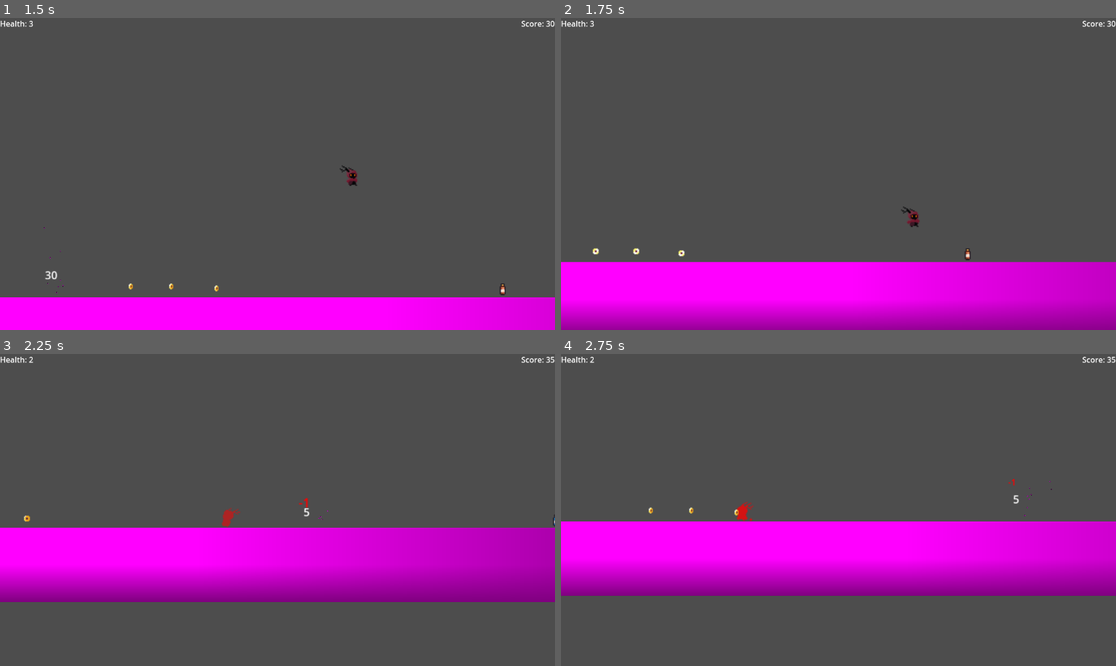
Above: before the commit, frames 1-4 (two rows, left to right).
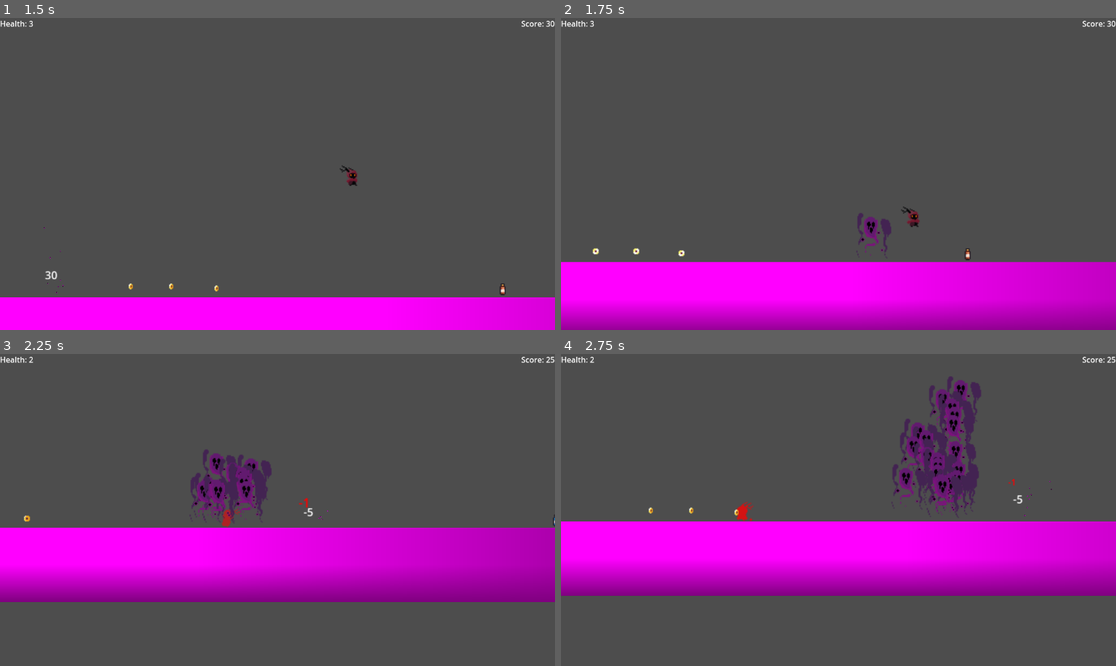
Above: after the commit, the same moments.

Repository: ag-pacier/Serif_Platformer
Game: Godot game, scene res://LevelStuff/Devlevel/devLevel.tscn
Same seed, same stepped clock (60 frames per second), same inputs: the game is played once before the commit and once after it. Sound files missing from this copy of the repository are replaced by a short silence.
Inputs:
- Up to frame 1 (1.5 s): hold Right (right) from 0.53 s (still down); tap Space (jump) at 0.77 s
- Up to frame 2 (1.75 s): keep holding Right (right); tap Space (jump) at 1.52 s
- Up to frame 3 (2.25 s): release Right (right) at 2.03 s; hold Left (left) from 2.03 s (still down)
- Up to frame 4 (2.75 s): keep holding Left (left)

Frame 1 is identical in both runs. In frame 2, 0.3% of the frame differs, in the area x 53-60%, y 62-77%; in frame 3, 1.9%; in frame 4, 3.6%, in the area x 59-100%, y 0-53%.

Commit message:
bug fix
-Set bad health items to remove score too and show it correctly
- simplified/fixed how negative score is shown
- simplified triggers
- added new trigger test to dev level

Diff:
--- a/LevelStuff/Devlevel/devLevel.tscn
+++ b/LevelStuff/Devlevel/devLevel.tscn
@@ -1,10 +1,12 @@
-[gd_scene load_steps=11 format=3 uid="uid://rqkcg2rwl2ki"]
+[gd_scene load_steps=15 format=3 uid="uid://rqkcg2rwl2ki"]
 
 [ext_resource type="PackedScene" uid="uid://n1qf3a26u2r2" path="res://Sprites/satrio/satrio.tscn" id="1_l5mey"]
+[ext_resource type="Script" uid="uid://c0m3h7mds8ktw" path="res://LevelStuff/Devlevel/dev_level.gd" id="1_u6ie4"]
 [ext_resource type="AudioStream" uid="uid://d4msu2liccfog" path="res://Music/Pixel/Pixel 4.ogg" id="2_jd34j"]
 [ext_resource type="PackedScene" uid="uid://cgryfmkyeh460" path="res://Sprites/coin/coin.tscn" id="2_kx845"]
 [ext_resource type="PackedScene" uid="uid://c31t0m1h55ytb" path="res://LevelStuff/_trigger/trigger_base.tscn" id="4_cc5nd"]
 [ext_resource type="PackedScene" uid="uid://bv1b0fwqgu16l" path="res://Sprites/Health/health_base.tscn" id="4_dg641"]
+[ext_resource type="Texture2D" uid="uid://5ykld2jlro4e" path="res://Art/Dark VFX 2/Dark VFX 2 (48x64).png" id="6_xuqvl"]
 
 [sub_resource type="PlaceholderTexture2D" id="PlaceholderTexture2D_8umx7"]
 
@@ -19,7 +21,21 @@
 [sub_resource type="WorldBoundaryShape2D" id="WorldBoundaryShape2D_fmp24"]
 distance = 77.28
 
+[sub_resource type="AtlasTexture" id="AtlasTexture_u6ie4"]
+atlas = ExtResource("6_xuqvl")
+region = Rect2(337, 0, 48, 64)
+
+[sub_resource type="ParticleProcessMaterial" id="ParticleProcessMaterial_ml064"]
+particle_flag_disable_z = true
+emission_shape_scale = Vector3(30, 1, 1)
+emission_shape = 3
+emission_box_extents = Vector3(1, 1, 1)
+angle_min = 1.07288e-05
+angle_max = 1.07288e-05
+gravity = Vector3(0, -200, 0)
+
 [node name="DevLevel" type="Node2D"]
+script = ExtResource("1_u6ie4")
 
 [node name="Floor" type="StaticBody2D" parent="."]
 collision_layer = 2
@@ -103,6 +119,14 @@
 [node name="CollisionShape2D" type="CollisionShape2D" parent="WorldFloor"]
 shape = SubResource("WorldBoundaryShape2D_fmp24")
 
-[node name="TriggerBase" parent="." instance=ExtResource("4_cc5nd")]
+[node name="TestTrigger" parent="." instance=ExtResource("4_cc5nd")]
 position = Vector2(606, 538)
-expected_body_group = "MainC"
+
+[node name="GPUParticles2D" type="GPUParticles2D" parent="TestTrigger"]
+emitting = false
+amount = 20
+texture = SubResource("AtlasTexture_u6ie4")
+one_shot = true
+process_material = SubResource("ParticleProcessMaterial_ml064")
+
+[connection signal="trigger_trip" from="TestTrigger" to="." method="_on_test_trigger_trigger_trip"]
--- /dev/null
+++ b/LevelStuff/Devlevel/dev_level.gd
@@ -0,0 +1,6 @@
+extends Node2D
+
+
+
+func _on_test_trigger_trigger_trip(body) -> void:
+	$TestTrigger/GPUParticles2D.emitting = true
--- a/LevelStuff/_trigger/trigger_base.gd
+++ b/LevelStuff/_trigger/trigger_base.gd
@@ -1,17 +1,12 @@
 extends Area2D
 class_name TriggerArea
-
-@export var trigger_name: String
 
 # signal to emit when triggered
 signal trigger_trip
 
 func _ready():
-	if trigger_name == "" or trigger_name == null:
-		push_error("Trigger area has no name and will be disabled: ", get_path())
-	else:
-		$CollisionShape2D.set_deferred("disabled", false)
+	$CollisionShape2D.set_deferred("disabled", false)
 
 
 func _on_body_entered(body):
-	emit_signal("trigger_trip", body, trigger_name)
+	emit_signal("trigger_trip", body)
--- a/Sprites/Health/health_base.gd
+++ b/Sprites/Health/health_base.gd
@@ -14,6 +14,7 @@
 	else:
 		heal_label = "[color=red]" + str(heal_amount) + "[/color]"
 		$AnimatedSprite2D.play("bad")
+		worth = -5
 	$HealLabel.parse_bbcode(heal_label)
 	$SignificantParticles.visible = false
 	super()
--- a/Sprites/pickup.gd
+++ b/Sprites/pickup.gd
@@ -52,10 +52,7 @@
 
 		elif worth != 0:
 			var worth_string: String
-			if worth < 0:
-				worth_string = "-" + str(worth)
-			else:
-				worth_string = str(worth)
+			worth_string = str(worth)
 			$WorthLabel.parse_bbcode(worth_string)
 			is_worthy = true
 			$WorthLabel.visible = true
Not shown, added: LevelStuff/Devlevel/dev_level.gd.uid
